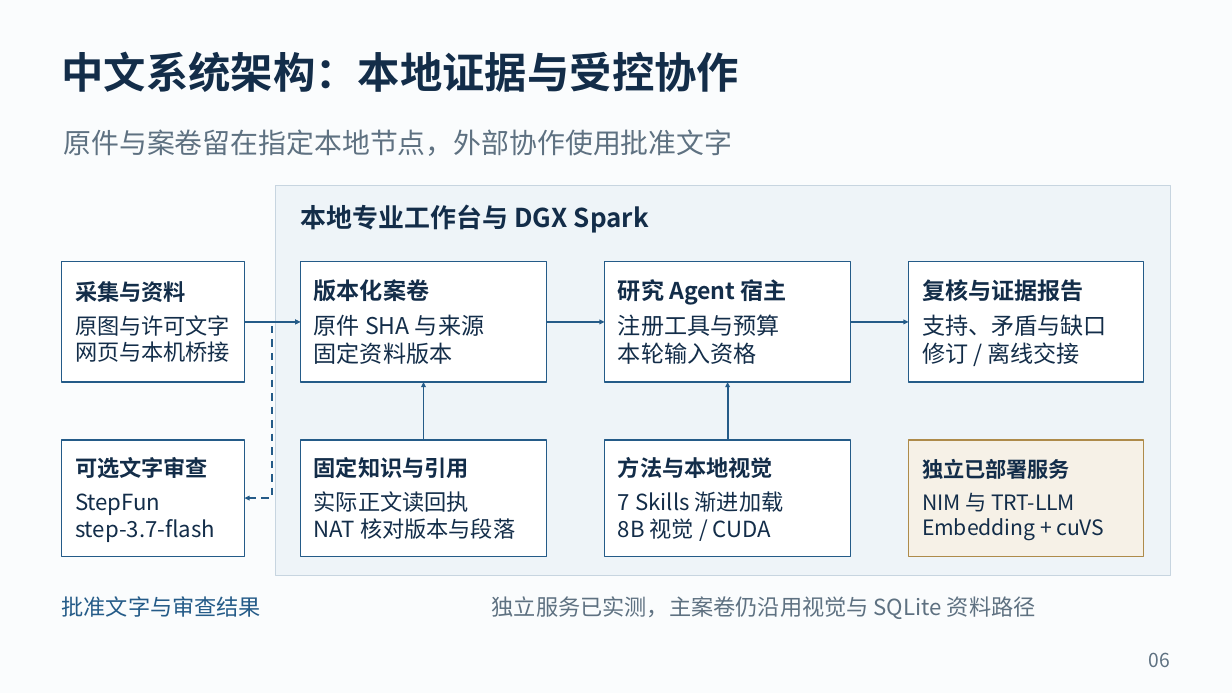
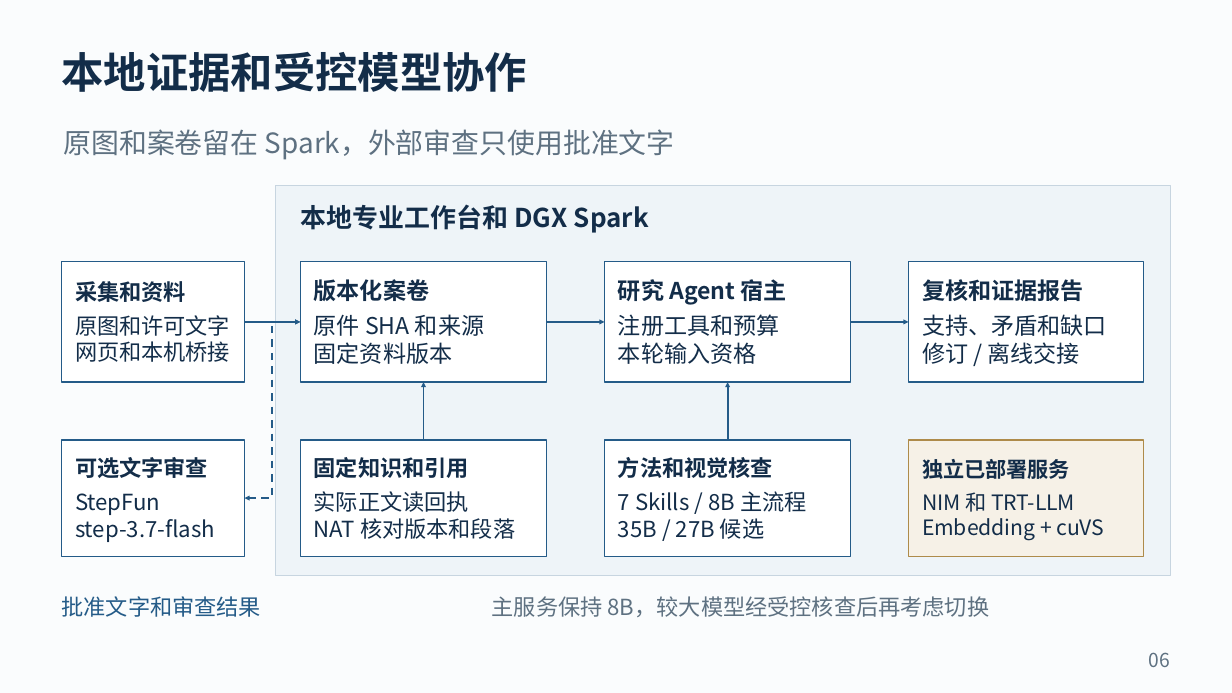
Before and after one commit to dingyucanada/cizheng-agent-skills, a slide deck: slide 6 of site/assets/cizheng-pitch-v07.pptx. Drawn at 1232x693 pixels with LibreOffice and Linux fonts; fonts in the diff are those of the drawing. Boxes give left, top, right and bottom in pixels: in the first picture for what was removed or moved away, otherwise in the second. Text is boxed around its words. In the diff, an @@ line names an element or a change of style, - is before the commit and + after.

Commit message:
完善中文路演和当前模型部署说明

```diff
--- a/site/assets/cizheng-pitch-v07.pptx
+++ b/site/assets/cizheng-pitch-v07.pptx
@@ text at (62, 52, 528, 92): text changed @@
-中文系统架构：本地证据与受控协作
+本地证据和受控模型协作
@@ text at (64, 129, 675, 160): text changed @@
-原件与案卷留在指定本地节点，外部协作使用批准文字
+原图和案卷留在 Spark，外部审查只使用批准文字
@@ text at (300, 204, 649, 233): text changed @@
-本地专业工作台与 DGX Spark
+本地专业工作台和 DGX Spark
@@ text in rectangle at (75, 281, 230, 362): text changed @@
-采集与资料
-原图与许可文字
-网页与本机桥接
+采集和资料
+原图和许可文字
+网页和本机桥接
@@ text in rectangle at (922, 279, 1107, 336): text changed @@
-复核与证据报告
-支持、矛盾与缺口
+复核和证据报告
+支持、矛盾和缺口
@@ text in rectangle at (314, 314, 484, 336): text changed @@
-原件 SHA 与来源
+原件 SHA 和来源
@@ text in rectangle at (618, 314, 780, 336): text changed @@
-注册工具与预算
+注册工具和预算
@@ text in rectangle at (314, 457, 469, 478): text changed @@
-固定知识与引用
+固定知识和引用
@@ text in rectangle at (618, 457, 807, 539): text changed @@
-方法与本地视觉
-7 Skills 渐进加载
-8B 视觉 / CUDA
+方法和视觉核查
+7 Skills / 8B 主流程
+35B / 27B 候选
@@ text in rectangle at (922, 492, 1075, 512): text changed @@
-NIM 与 TRT-LLM
+NIM 和 TRT-LLM
@@ text in rectangle at (314, 518, 515, 539): text changed @@
-NAT 核对版本与段落
+NAT 核对版本和段落
@@ text at (62, 596, 262, 617): text changed @@
-批准文字与审查结果
+批准文字和审查结果
@@ text at (492, 596, 990, 617): text changed @@
-独立服务已实测，主案卷仍沿用视觉与 SQLite 资料路径
+主服务保持 8B，较大模型经受控核查后再考虑切换
```
Also in this commit, not shown: 11 other slides changed, 1 slide added, 26 other files.
